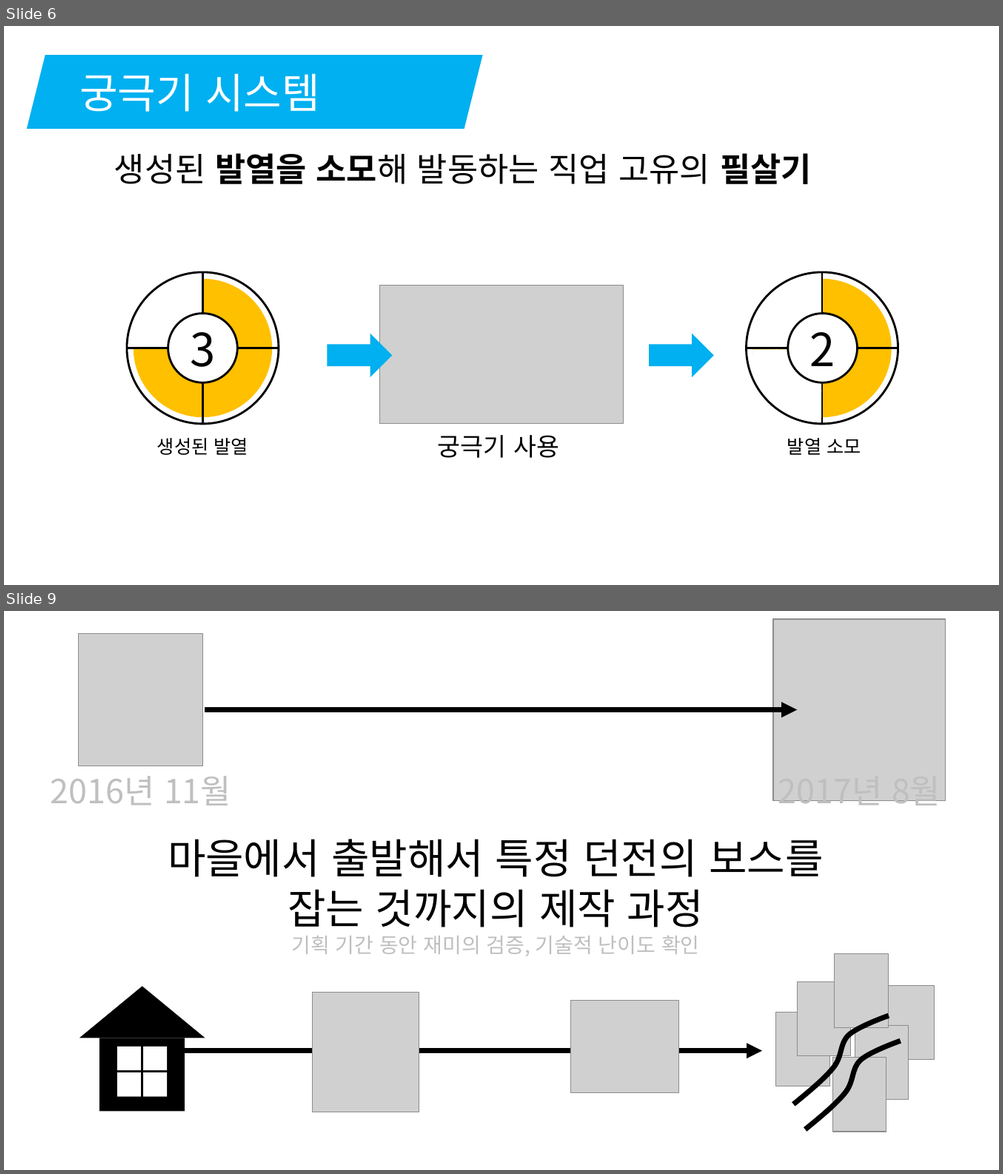
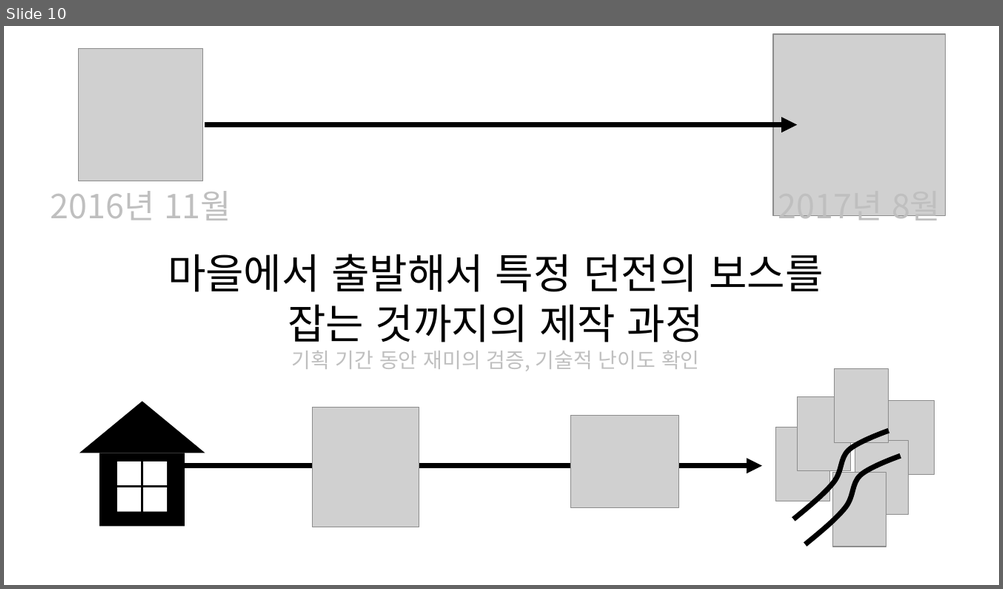
Before and after one commit to korleinster/gamebusdriver, a slide deck: documents/노루막이_김형준_신창섭_홍승필_허지훈.pptx. Shown one above the other, each under a label of ours: slides 6 and 9 before the commit, slide 10 after it; the slides between them are not shown. The pictures are 1003x1174 and 1003x589 pixels, drawn with LibreOffice and Linux fonts; fonts in the diff are those of the drawing; grey boxes stand for pictures; background and template pictures are left out. Boxes give left, top, right and bottom in pixels: in the first picture for what was removed or moved away, otherwise in the second. Text is boxed around its words. In the diff, an @@ line names an element or a change of style, - is before the commit and + after.

```diff
--- a/documents/노루막이_김형준_신창섭_홍승필_허지훈.pptx
+++ b/documents/노루막이_김형준_신창섭_홍승필_허지훈.pptx
@@ slide 6 removed at [4,26,999,585], background #FFFFFF @@
@@ parallelogram removed at [26,55,482,129] @@
-궁극기 시스템
@@ text removed at [114,153,811,184] @@
-생성된 발열을 소모해 발동하는 직업 고유의 필살기
@@ ellipse removed at [127,272,279,423] @@
@@ pie slice (boxed as its full ellipse) removed at [133,279,272,417] @@
@@ line removed from (202, 272) to (202, 424) @@
@@ picture removed at [379,285,623,423] @@
@@ ellipse removed at [746,272,898,423] @@
@@ pie slice (boxed as its full ellipse) removed at [752,279,891,417] @@
@@ line removed from (822, 272) to (822, 424) @@
@@ ellipse removed at [168,314,238,383] @@
-3
@@ ellipse removed at [788,314,856,383] @@
-2
@@ right arrow removed at [327,333,392,378] @@
@@ right arrow removed at [649,333,714,378] @@
@@ line removed from (279, 349) to (127, 349) @@
@@ line removed from (898, 349) to (746, 349) @@
@@ flow chart delay removed at [748,349,822,421] @@
@@ flow chart delay removed at [753,350,821,391] @@
@@ flow chart delay removed at [781,350,822,417] @@
@@ text removed at [157,438,248,455] @@
-생성된 발열
@@ text removed at [438,435,559,458] @@
-궁극기 사용
@@ text removed at [787,438,860,455] @@
-발열 소모
@@ what was slide 9 is now slide 10 @@
```
Also in this commit, not shown: 8 slides changed, 4 slides added, 2 other slides removed.
